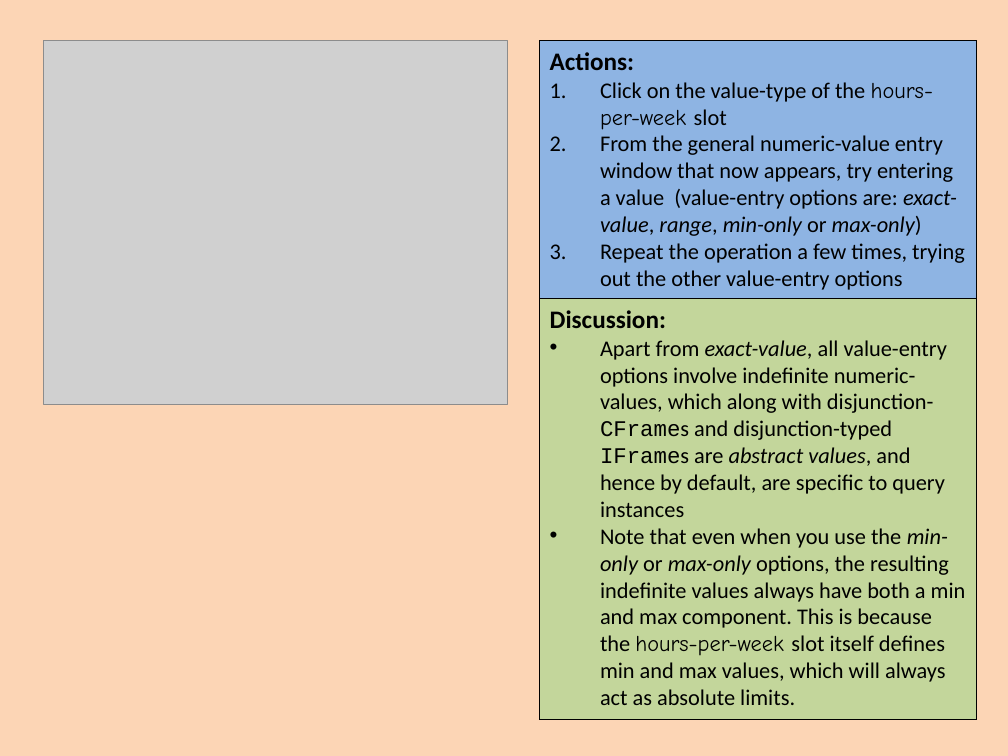
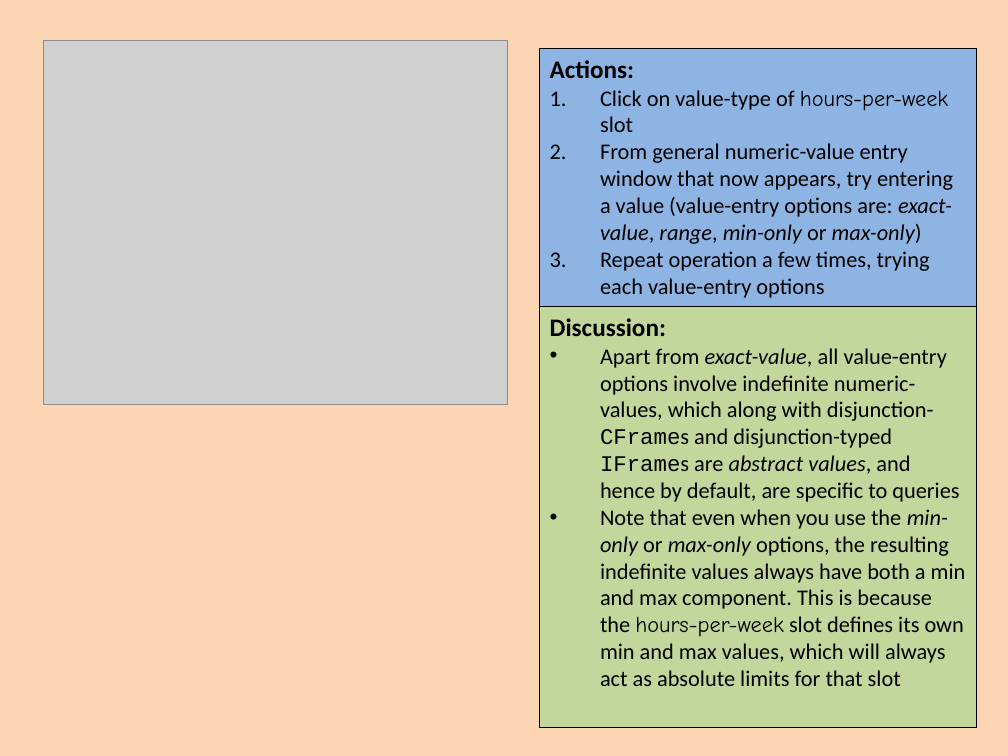
Before and after one commit to colin-puleston/mekon-hobo, a slide deck: slide 51 of docs/MEKON-HOBO Introductory Tutorial.pptx. Drawn at 1008x756 pixels with LibreOffice and Linux fonts; fonts in the diff are those of the drawing; grey boxes stand for pictures. Boxes give left, top, right and bottom in pixels: in the first picture for what was removed or moved away, otherwise in the second. Text is boxed around its words. In the diff, an @@ line names an element or a change of style, - is before the commit and + after.

```diff
--- a/docs/MEKON-HOBO Introductory Tutorial.pptx
+++ b/docs/MEKON-HOBO Introductory Tutorial.pptx
@@ rectangle "Actions:": place and size @@
-rectangle "Actions:" at (539,40,976,298)
+rectangle "Actions:" at (539,48,976,306)
@@ text in rectangle at (600,90,953,298): text changed @@
-1. Click on the value-type of the hours-per-week slot
-2. From the general numeric-value entry window that now appears, try entering a value (value-entry options are: exact-value, range, min-only or max-only)
-3. Repeat the operation a few times, trying out the other value-entry options
+1. Click on value-type of hours-per-week slot
+2. From general numeric-value entry window that now appears, try entering a value (value-entry options are: exact-value, range, min-only or max-only)
+3. Repeat operation a few times, trying each value-entry options
@@ rectangle "Discussion:": place and size @@
-rectangle "Discussion:" at (539,298,976,719)
+rectangle "Discussion:" at (539,306,976,727)
@@ text in rectangle at (600,348,966,686): text changed @@
-• Apart from exact-value, all value-entry options involve indefinite numeric-values, which along with disjunction-CFrames and disjunction-typed IFrames are abstract values, and hence by default, are specific to query instances
-• Note that even when you use the min-only or max-only options, the resulting indefinite values always have both a min and max component. This is because the hours-per-week slot itself defines min and max values, which will always act as absolute limits.
+• Apart from exact-value, all value-entry options involve indefinite numeric-values, which along with disjunction-CFrames and disjunction-typed IFrames are abstract values, and hence by default, are specific to queries
+• Note that even when you use the min-only or max-only options, the resulting indefinite values always have both a min and max component. This is because the hours-per-week slot defines its own min and max values, which will always act as absolute limits for that slot
```
Also in this commit, not shown: 40 other slides changed, 5 slides added, 4 slides removed.
